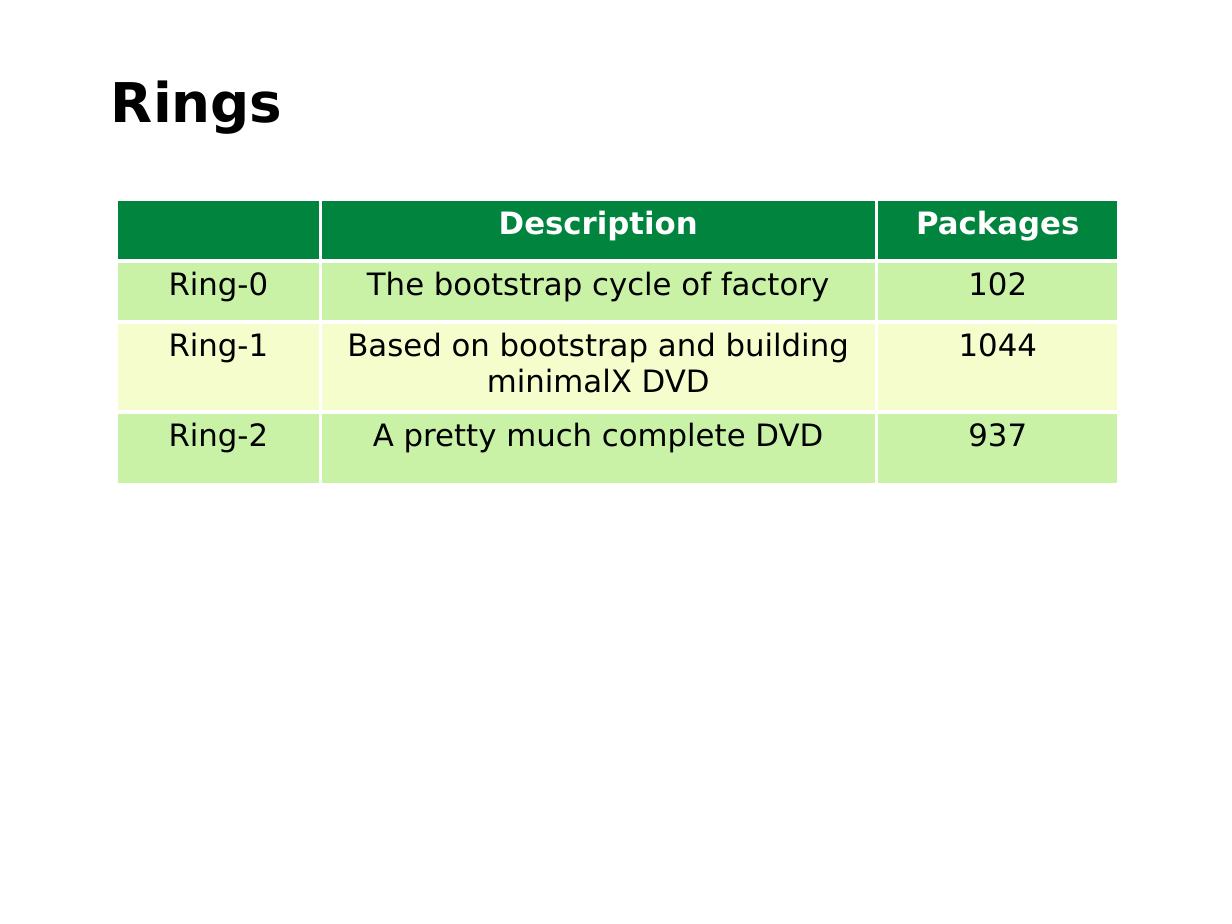
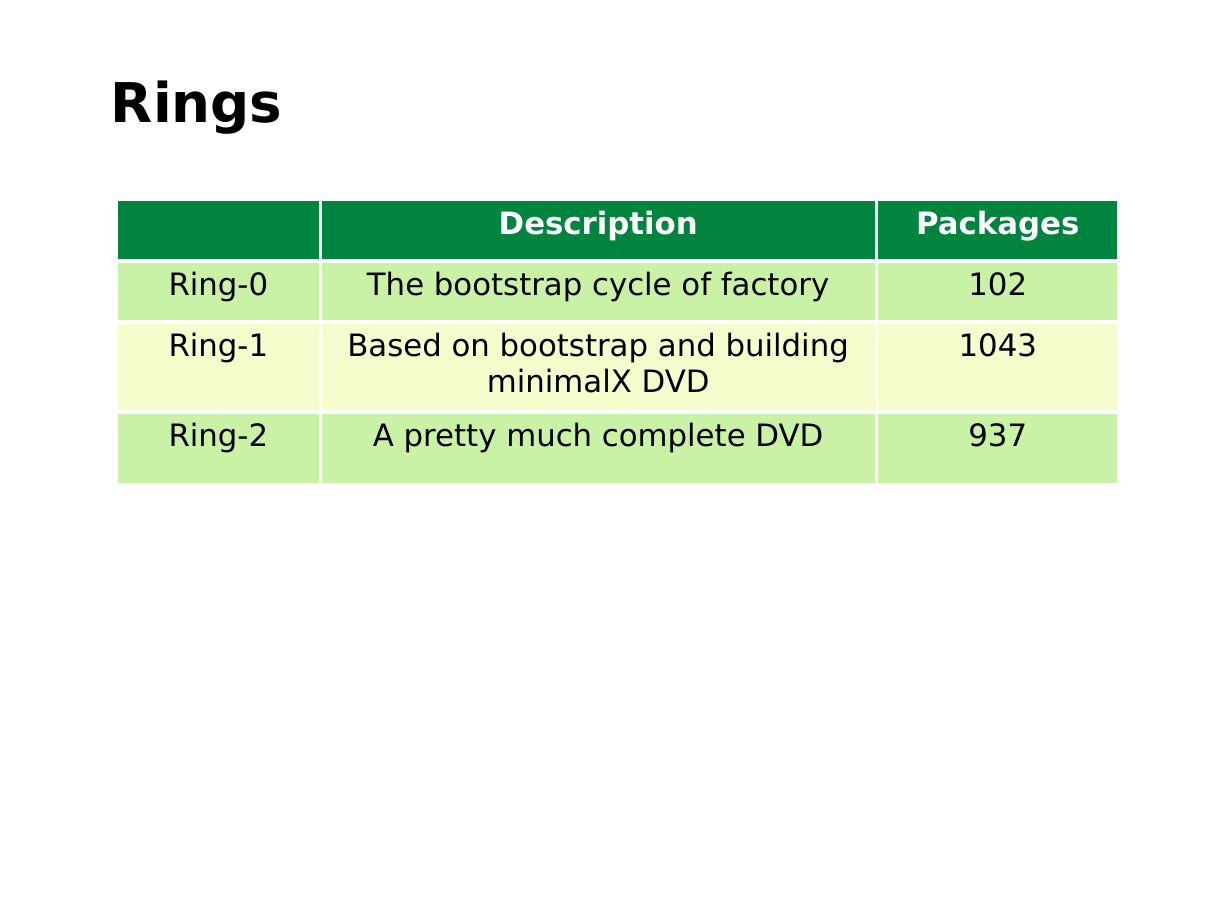
Before and after one commit to nilxam/labsconf_2015, a slide deck: slide 10 of labsconf_2015.odp (slide 11 before the commit). Drawn at 1232x924 pixels with LibreOffice and Linux fonts; fonts in the diff are those of the drawing; background and template pictures are left out. Boxes give left, top, right and bottom in pixels: in the first picture for what was removed or moved away, otherwise in the second. Text is boxed around its words. In the diff, an @@ line names an element or a change of style, - is before the commit and + after.

```diff
--- a/labsconf_2015.odp
+++ b/labsconf_2015.odp
@@ table at box(117, 200, 1119, 484) @@
-row 3, column 3: 1044
+row 3, column 3: 1043
```
Also in this commit, not shown: 3 other slides changed, 1 slide added, 1 slide removed, 1 other file.
